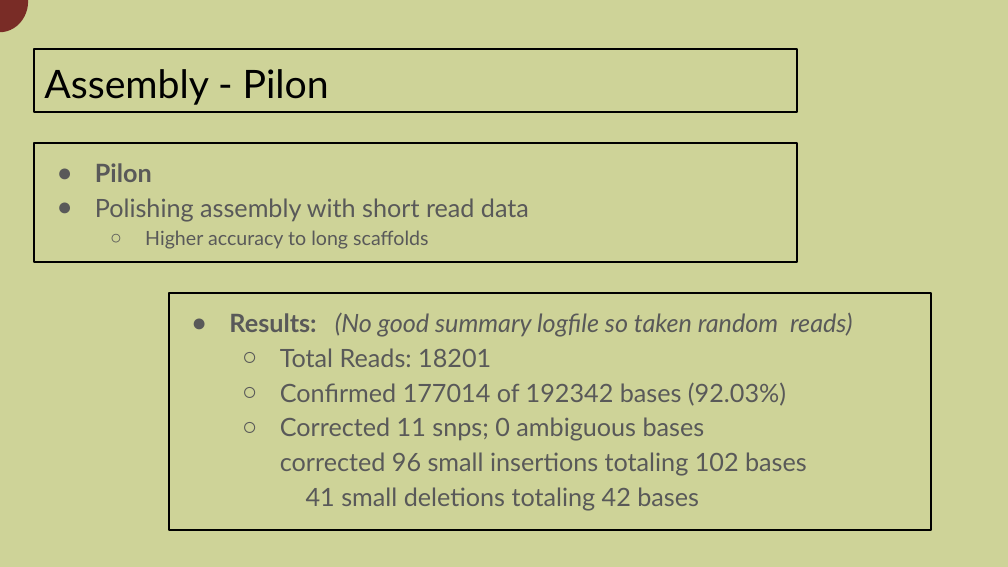
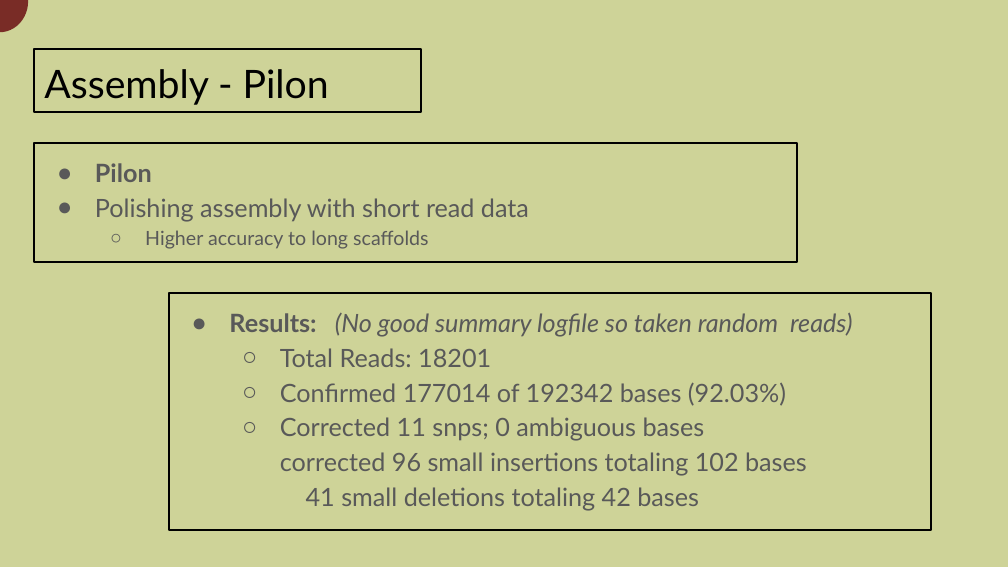
Before and after one commit to A-Bergfeldt/GenAn_proj_durian, a slide deck: slide 9 of results/Presentation_GenAn_durian.pptx. Drawn at 1008x567 pixels with LibreOffice and Linux fonts; fonts in the diff are those of the drawing; background and template pictures are left out. Boxes give left, top, right and bottom in pixels: in the first picture for what was removed or moved away, otherwise in the second. Text is boxed around its words. In the diff, an @@ line names an element or a change of style, - is before the commit and + after.

```diff
--- a/results/Presentation_GenAn_durian.pptx
+++ b/results/Presentation_GenAn_durian.pptx
@@ title "Assembly - Pilon": place and size @@
-title "Assembly - Pilon" at <box>34,49,796,113</box>
+title "Assembly - Pilon" at <box>34,49,420,113</box>
```
Also in this commit, not shown: 6 other slides changed, 1 other file.
